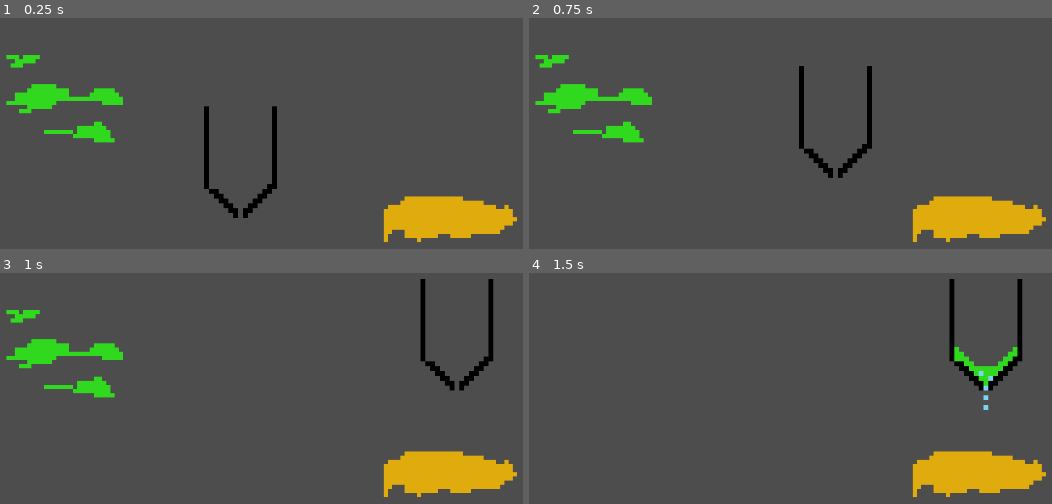
Above: before the commit, frames 1-4 (two rows, left to right).
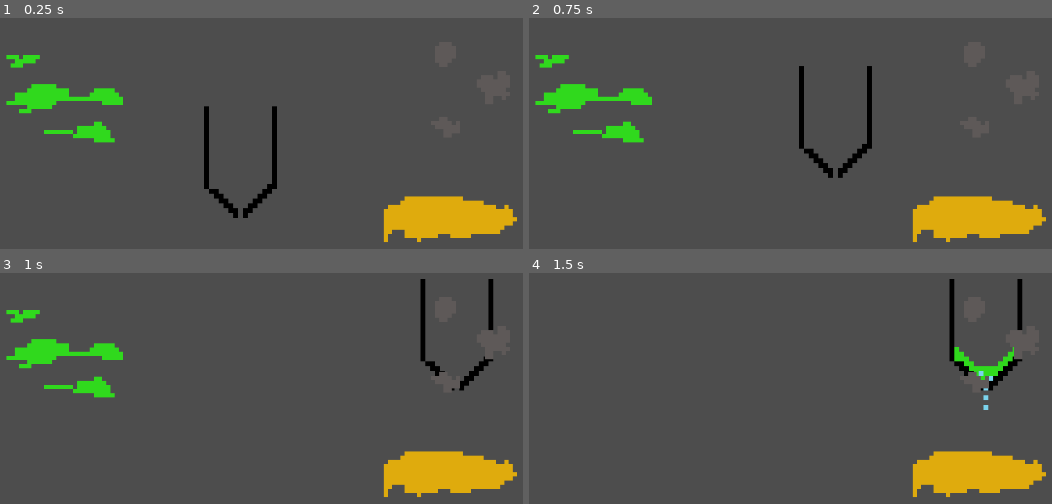
Above: after the commit, the same moments.

Repository: BenjaminWootten/Henhacks-2024
Game: Godot game, scene res://minigames/waterpur.tscn
The game is run twice, just before and just after one commit, with the same random seed, the same clock (stepped at 60 frames per second) and the same inputs. This scene is started directly instead of the project's main scene.
Inputs (mouse positions are in pixels of both pictures, inside the frame that each line leads up to):
- Up to frame 1 (0.25 s): no input
- Up to frame 2 (0.75 s): tap Enter at 0.5 s; drag from (769, 154) to (994, 91) at 0.52 s
- Up to frame 3 (1 s): no input
- Up to frame 4 (1.5 s): tap Space at 1.25 s; drag from (994, 346) to (586, 356) at 1.27 s

The runs differ from the first frame. In frame 3, 0.3% of the frame differs, in the area x 83-95%, y 24-52%; in frame 4, 0.4%.

Commit message:
cleaned water purifier

Diff:
--- a/minigames/bottle.gd
+++ /dev/null
@@ -1,19 +0,0 @@
-extends Area2D
-@onready var bottle=$AnimatedSprite2D
-
-
-func _on_stone_area_entered(area):
-	if bottle.frame==2:
-		bottle.frame=3
-	pass # Replace with function body.
-
-
-func _on_sand_area_entered(area):
-	if bottle.frame==1:
-		bottle.frame=2
-	pass # Replace with function body.
-
-
-func _on_moss_ar_entered(area):
-	if bottle.frame==0:
-		bottle.frame=1
--- a/minigames/moss.gd
+++ /dev/null
@@ -1,6 +0,0 @@
-extends Area2D
-
-
-func _on_mo_area_entered(area):
-	self.visible=false
-	pass # Replace with function body.
--- a/minigames/sand.gd
+++ /dev/null
@@ -1,7 +0,0 @@
-extends Area2D
-
-
-
-func _on_sa_area_entered(area):
-	self.visible=false
-	pass # Replace with function body.
--- a/minigames/stone.gd
+++ /dev/null
@@ -1,9 +0,0 @@
-extends Area2D
-
-
-
-
-
-func _on_st_area_entered(area):
-	self.visible=false
-	pass # Replace with function body.
--- a/minigames/waterpur.gd
+++ b/minigames/waterpur.gd
@@ -1,14 +1,16 @@
 extends Node2D
+
 @onready var bottle=$bottle
 @onready var sand=$sand
 @onready var stone=$stone
 @onready var moss=$moss
 @onready var bottles=$bottle/AnimatedSprite2D
+
 var grabottle=false
 var grabmoss=false
 var grabstone=false
 var grabsand=false
-# Called when the node enters the scene tree for the first time.
+
 func _process(delta):
 	if grabottle==true:
 		bottle.position=get_local_mouse_position()
@@ -18,9 +20,6 @@
 		moss.position=get_local_mouse_position()
 	if grabstone==true:
 		moss.position=get_local_mouse_position()
-	pass
-
-
 
 func _on_bottle_input_event(viewport, event, shape_idx):
 	if event.is_action_pressed("click"):
@@ -29,18 +28,12 @@
 		else:
 			grabottle=true
 
-	 # Replace with function body.
-
-
 func _on_moss_input_event(viewport, event, shape_idx):
 	if event.is_action_pressed("click"):
 		if grabmoss==true:
 			grabmoss=false
 		else:
 			grabmoss=true
-	 # Replace with function body.
-
-
 
 func _on_stone_input_event(viewport, event, shape_idx):
 	if event.is_action_pressed("click"):
@@ -48,9 +41,6 @@
 			grabstone=false
 		else:
 			grabstone=true
-	 # Replace with function body.
-
-
 
 func _on_sand_input_event(viewport, event, shape_idx):
 	if event.is_action_pressed("click"):
@@ -58,22 +48,18 @@
 			grabsand=false
 		else:
 			grabsand=true
-	pass # Replace with function body.
 
+func _on_moss_area_entered(area):
+	if bottles.frame==0:
+		moss.visible=false
+		bottles.frame=1
 
-func _on_stone_ar_entered(area):
+func _on_sand_area_entered(area):
+	if bottles.frame==1:
+		sand.visible=false
+		bottles.frame=2.
+
+func _on_stone_area_entered(area):
 	if bottles.frame==2:
 		stone.visible=false
-	pass # Replace with function body.
-
-
-func _on_moss_ar_entered(area):
-	if bottles.frame==0:
-		moss.visible=false
-	pass # Replace with function body.
-
-
-func _on_sand_ar_entered(area):
-	if bottles.frame==1:
-		sand.visible=false
-	pass # Replace with function body.
+		bottles.frame=3
--- a/minigames/waterpur.tscn
+++ b/minigames/waterpur.tscn
@@ -1,8 +1,7 @@
-[gd_scene load_steps=15 format=3 uid="uid://dknf5305dsyp5"]
+[gd_scene load_steps=14 format=3 uid="uid://cmw5628wtmehn"]
 
 [ext_resource type="Script" path="res://minigames/waterpur.gd" id="1_dpleh"]
 [ext_resource type="Texture2D" uid="uid://72xji8xyexd2" path="res://assets/minigames/water purifier/bottle.png" id="2_ggejc"]
-[ext_resource type="Script" path="res://minigames/bottle.gd" id="2_n2x0i"]
 [ext_resource type="Texture2D" uid="uid://c4a6nnmk76mlu" path="res://assets/minigames/water purifier/watermoss.png" id="3_apgry"]
 [ext_resource type="Texture2D" uid="uid://dpk6vwiyg8xav" path="res://assets/minigames/water purifier/waterstone.png" id="4_jk7c4"]
 [ext_resource type="Texture2D" uid="uid://b5r4dmbxslseq" path="res://assets/minigames/water purifier/waterpur.png" id="5_yie73"]
@@ -49,7 +48,6 @@
 position = Vector2(451, 227)
 scale = Vector2(7, 7)
 collision_mask = 2
-script = ExtResource("2_n2x0i")
 
 [node name="AnimatedSprite2D" type="AnimatedSprite2D" parent="bottle"]
 sprite_frames = SubResource("SpriteFrames_g60k8")
@@ -65,7 +63,6 @@
 collision_layer = 2
 
 [node name="Sprite2D3" type="Sprite2D" parent="stone"]
-visible = false
 texture = ExtResource("6_xd8ev")
 
 [node name="CollisionShape2D" type="CollisionShape2D" parent="stone"]
@@ -95,18 +92,10 @@
 [node name="Sprite2D" type="Sprite2D" parent="sand"]
 texture = ExtResource("8_xk6fo")
 
-[connection signal="area_entered" from="bottle" to="." method="_on_bottle_area_entered"]
-[connection signal="area_entered" from="bottle" to="bottle" method="_on_area_entered"]
 [connection signal="input_event" from="bottle" to="." method="_on_bottle_input_event"]
-[connection signal="area_entered" from="stone" to="." method="_on_stone_ar_entered"]
-[connection signal="area_entered" from="stone" to="bottle" method="_on_stone_area_entered"]
-[connection signal="area_entered" from="stone" to="stone" method="_on_st_area_entered"]
+[connection signal="area_entered" from="stone" to="." method="_on_stone_area_entered"]
 [connection signal="input_event" from="stone" to="." method="_on_stone_input_event"]
-[connection signal="area_entered" from="moss" to="." method="_on_moss_ar_entered"]
-[connection signal="area_entered" from="moss" to="bottle" method="_on_moss_ar_entered"]
-[connection signal="area_entered" from="moss" to="moss" method="_on_mo_area_entered"]
+[connection signal="area_entered" from="moss" to="." method="_on_moss_area_entered"]
 [connection signal="input_event" from="moss" to="." method="_on_moss_input_event"]
-[connection signal="area_entered" from="sand" to="." method="_on_sand_ar_entered"]
-[connection signal="area_entered" from="sand" to="bottle" method="_on_sand_area_entered"]
-[connection signal="area_entered" from="sand" to="sand" method="_on_sa_area_entered"]
+[connection signal="area_entered" from="sand" to="." method="_on_sand_area_entered"]
 [connection signal="input_event" from="sand" to="." method="_on_sand_input_event"]
